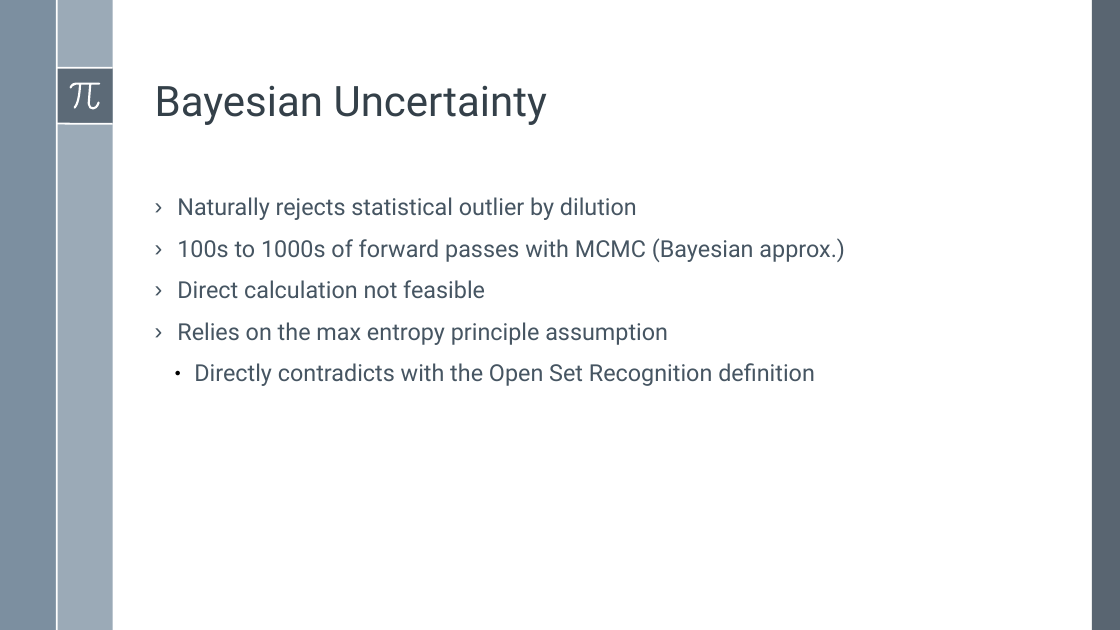
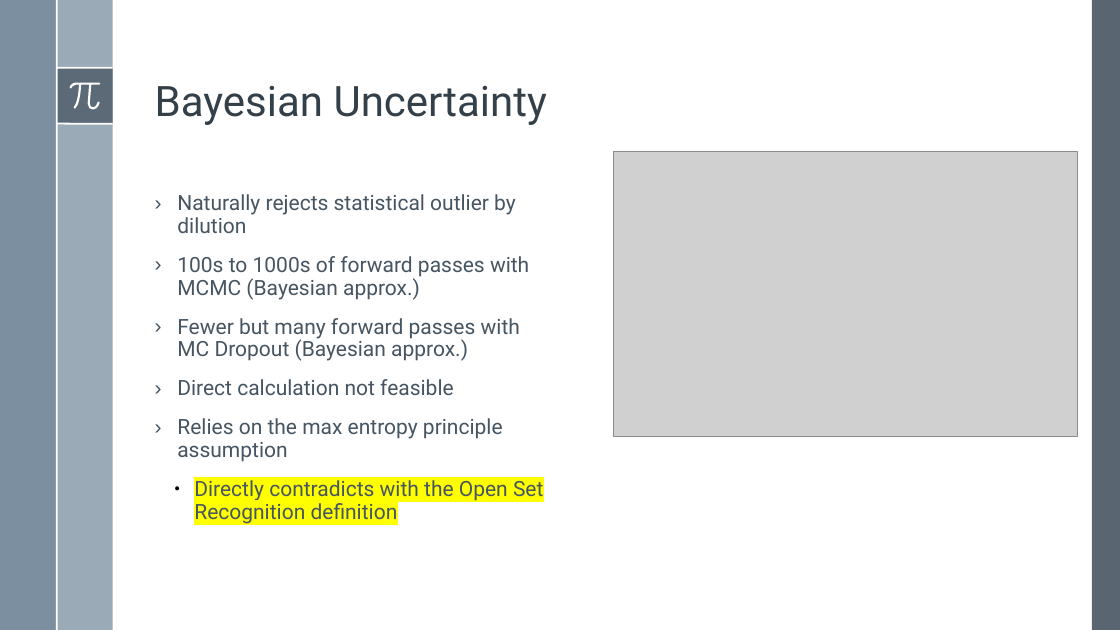
Before and after one commit to BardiaMojra/presentations, a slide deck: slide 6 of unified_probabilistic_deep_continual_learning_through_generative_replay_and_open_set_recognition/presentation.odp. Drawn at 1120x630 pixels with LibreOffice and Linux fonts; fonts in the diff are those of the drawing; grey boxes stand for pictures. Boxes give left, top, right and bottom in pixels: in the first picture for what was removed or moved away, otherwise in the second. Text is boxed around its words. In the diff, an @@ line names an element or a change of style, - is before the commit and + after.

```diff
--- a/unified_probabilistic_deep_continual_learning_through_generative_replay_and_open_set_recognition/presentation.odp
+++ b/unified_probabilistic_deep_continual_learning_through_generative_replay_and_open_set_recognition/presentation.odp
@@ picture added at (613,151,1077,437) @@
@@ text at (177,194,543,524): size 20 to 18 pt in "Naturally rejects statistical outlier by dilution", "100s to 1000s of forward passes with ...", "Direct calculation not feasible", "Relies on the max entropy principle assumption" and 1 more places; highlight none to #FFFF00 in "Directly contradicts with the Open Set Recognition ..." @@
@@ text at (177,318,520,361): paragraph added @@
+› Fewer but many forward passes with MC Dropout (Bayesian approx.)
```
Also in this commit, not shown: 4 other slides changed, 3 slides added, 1 slide removed, 1 other file.
